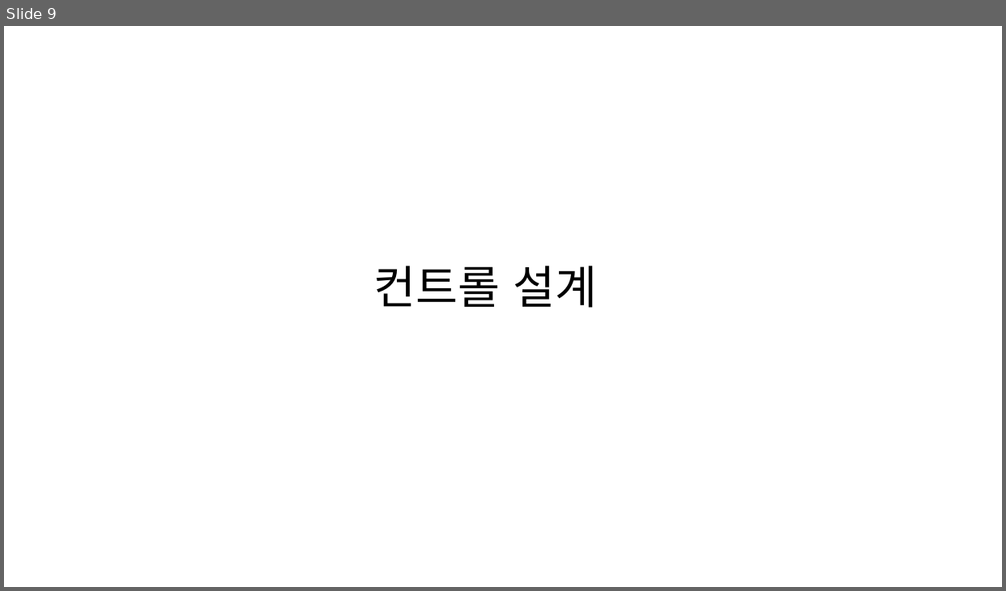
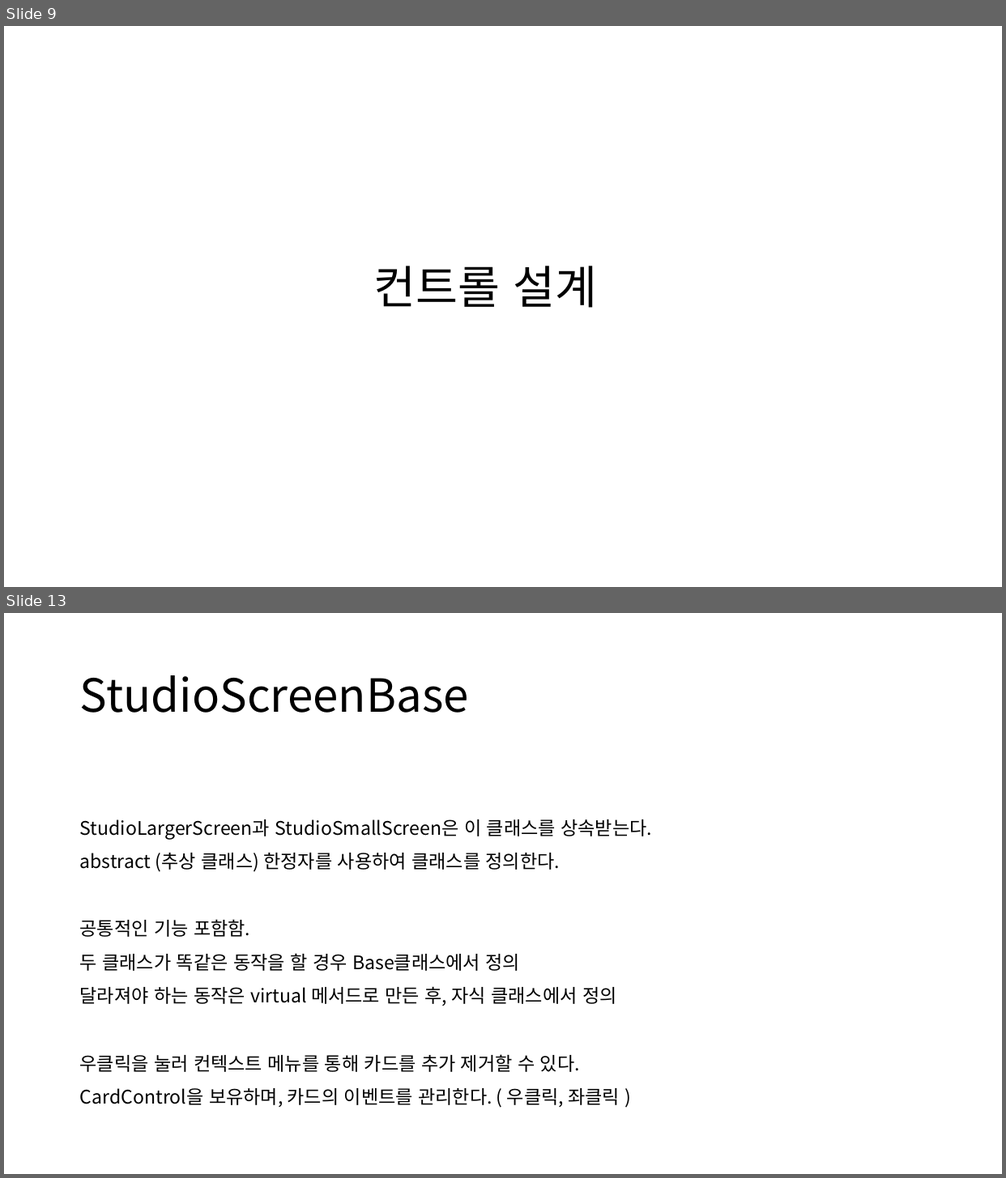
Before and after one commit to poro912/TaroDesktopPrivate, a slide deck: Document/타로 상세 설계서.pptx. Shown one above the other, each under a label of ours: slide 9 before the commit, slides 9 and 13 after it; the slides between them are not shown. The pictures are 1006x591 and 1006x1178 pixels, drawn with LibreOffice and Linux fonts; fonts in the diff are those of the drawing. Boxes give left, top, right and bottom in pixels: in the first picture for what was removed or moved away, otherwise in the second. Text is boxed around its words. In the diff, an @@ line names an element or a change of style, - is before the commit and + after.

Commit message:
폴더 구조 추가 및 상서 설계서 수정

```diff
--- a/Document/타로 상세 설계서.pptx
+++ b/Document/타로 상세 설계서.pptx
@@ slide 13 added at box(4, 613, 1002, 1174), background #FFFFFF @@
@@ title added at box(80, 675, 469, 713), 44 pt, text #000000 @@
+StudioScreenBase
@@ text added at box(80, 820, 652, 1107), 18 pt, text #000000 @@
+StudioLargerScreen과 StudioSmallScreen은 이 클래스를 상속받는다.
+abstract (추상 클래스) 한정자를 사용하여 클래스를 정의한다.
+공통적인 기능 포함함.
+두 클래스가 똑같은 동작을 할 경우 Base클래스에서 정의
+달라져야 하는 동작은 virtual 메서드로 만든 후, 자식 클래스에서 정의
+우클릭을 눌러 컨텍스트 메뉴를 통해 카드를 추가 제거할 수 있다.
+CardControl을 보유하며, 카드의 이벤트를 관리한다. ( 우클릭, 좌클릭 )
```
Also in this commit, not shown: 4 slides changed, 11 other slides added, 4 slides removed.
